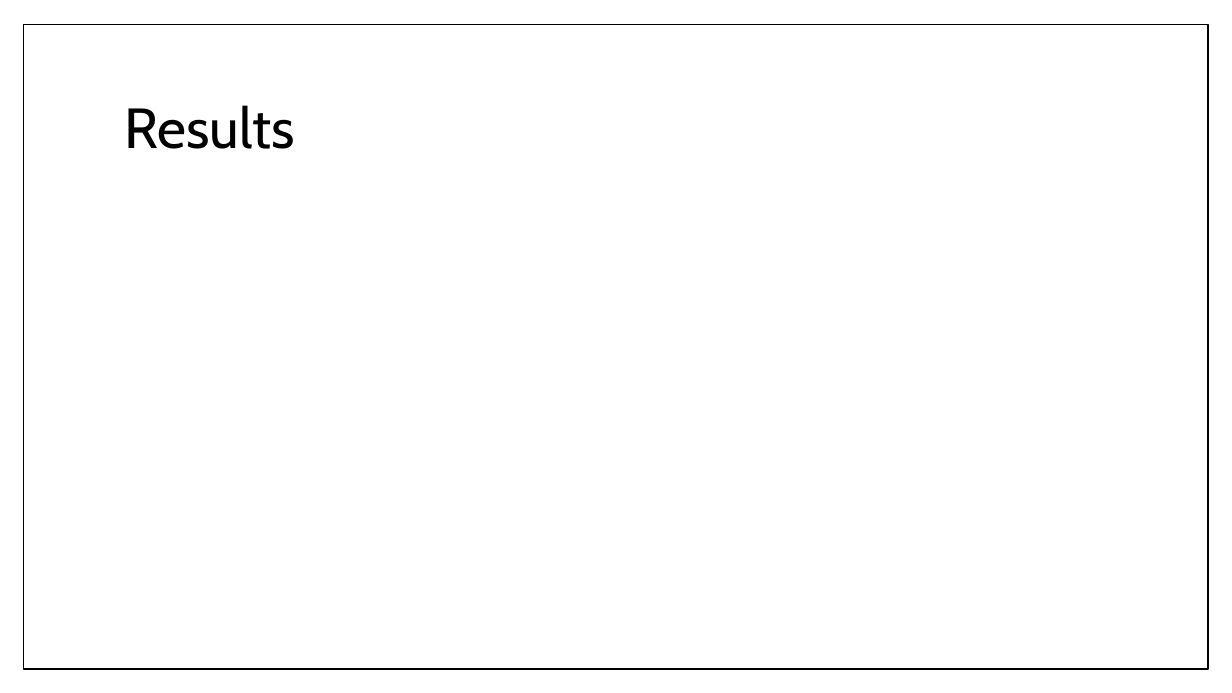
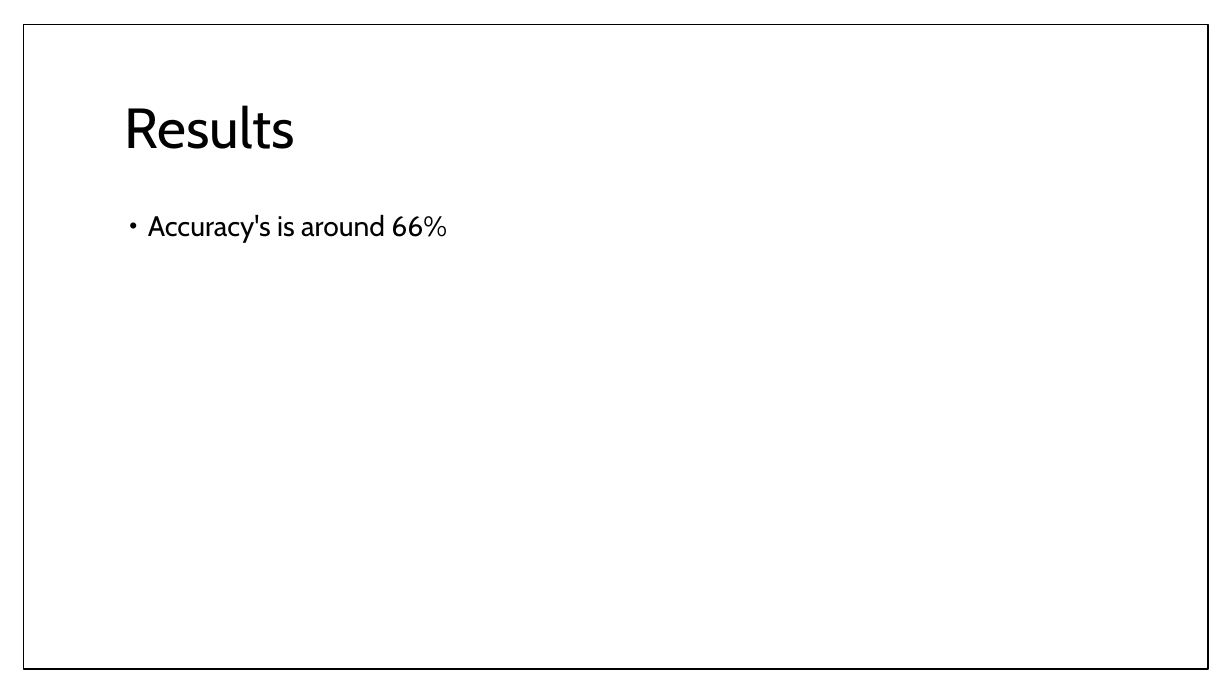
Before and after one commit to RoAjinkya/FlightDelay, a slide deck: slide 16 of docs/Final Presentation_FlightDelay.pptx. Drawn at 1232x693 pixels with LibreOffice and Linux fonts; fonts in the diff are those of the drawing. Boxes give left, top, right and bottom in pixels: in the first picture for what was removed or moved away, otherwise in the second. Text is boxed around its words. In the diff, an @@ line names an element or a change of style, - is before the commit and + after.

Commit message:
Updated ppt

```diff
--- a/docs/Final Presentation_FlightDelay.pptx
+++ b/docs/Final Presentation_FlightDelay.pptx
@@ text added at <box>148,214,447,243</box>, 22 pt, text #000000 @@
+• Accuracy's is around 66%
```
Also in this commit, not shown: 4 other files.
